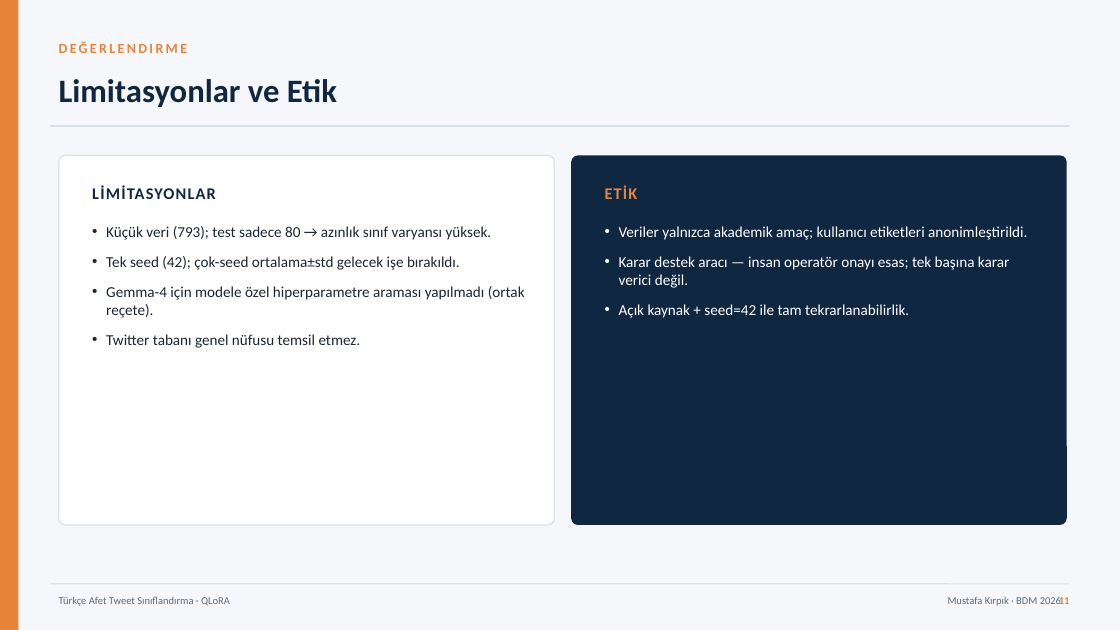
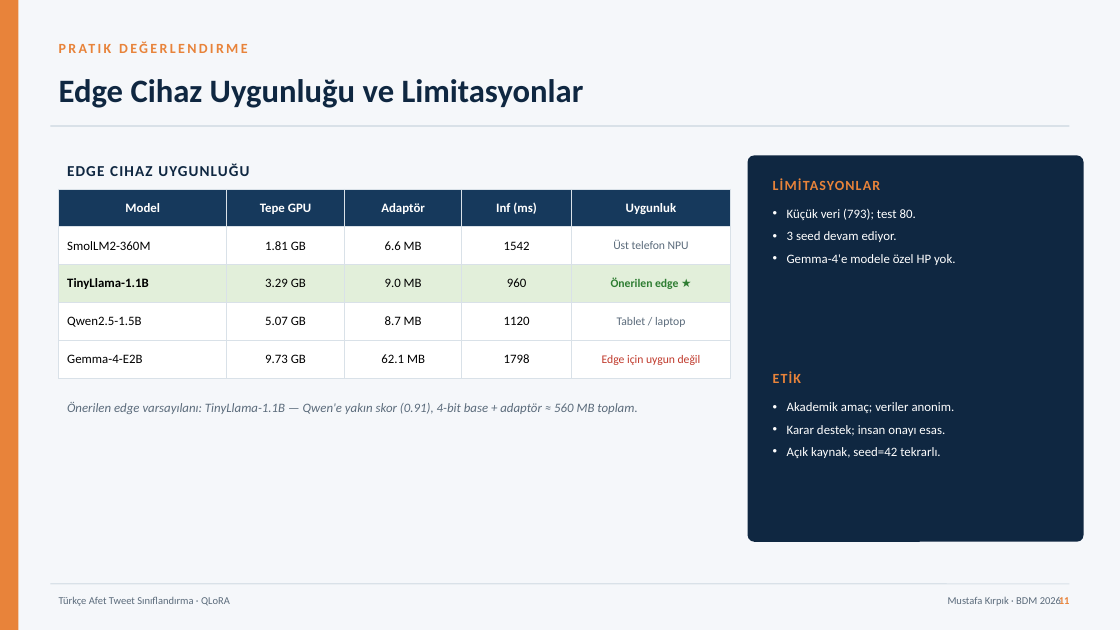
Before and after one commit to mustafakrpk/turkce_afet_qlora_repo, a slide deck: slide 11 of report/SunumFinal_Mustafa_Kirpik.pptx. Drawn at 1120x630 pixels with LibreOffice and Linux fonts; fonts in the diff are those of the drawing. Boxes give left, top, right and bottom in pixels: in the first picture for what was removed or moved away, otherwise in the second. Text is boxed around its words. In the diff, an @@ line names an element or a change of style, - is before the commit and + after.

Commit message:
Türkçe afet tweet sınıflandırma — QLoRA benchmark review

```diff
--- a/report/SunumFinal_Mustafa_Kirpik.pptx
+++ b/report/SunumFinal_Mustafa_Kirpik.pptx
@@ text at bbox=[59, 41, 187, 53]: text changed @@
-DEĞERLENDIRME
+PRATIK DEĞERLENDIRME
@@ text at bbox=[59, 79, 584, 108]: text changed @@
-Limitasyonlar ve Etik
+Edge Cihaz Uygunluğu ve Limitasyonlar
@@ rounded rectangle removed at bbox=[59, 155, 555, 525] @@
@@ text added at bbox=[67, 163, 249, 176], 13 pt, text #0F2741, bold @@
+EDGE CIHAZ UYGUNLUĞU
@@ rounded rectangle: place and size @@
-rounded rectangle at bbox=[571, 155, 1067, 525]
+rounded rectangle at bbox=[748, 155, 1084, 542]
@@ rounded rectangle at bbox=[748, 155, 1084, 542]: proportions changed @@
@@ text "LİMİTASYONLAR": place and size @@
-text "LİMİTASYONLAR" at bbox=[92, 186, 216, 199]
+text "LİMİTASYONLAR" at bbox=[773, 178, 881, 190]
@@ text "LİMİTASYONLAR" at bbox=[773, 178, 881, 190]: size 14 to 12 pt, text colour #0F2741 to #E8833A @@
@@ table added at bbox=[59, 189, 731, 369], 5 rows, 5 columns @@
+Model | Tepe GPU | Adaptör | Inf (ms) | Uygunluk
+SmolLM2-360M | 1.81 GB | 6.6 MB | 1542 | Üst telefon NPU
+TinyLlama-1.1B | 3.29 GB | 9.0 MB | 960 | Önerilen edge ★
+Qwen2.5-1.5B | 5.07 GB | 8.7 MB | 1120 | Tablet / laptop
+Gemma-4-E2B | 9.73 GB | 62.1 MB | 1798 | Edge için uygun değil
@@ text added at bbox=[787, 209, 956, 265], 11 pt, text #FFFFFF @@
+• Küçük veri (793); test 80.
+• 3 seed devam ediyor.
+• Gemma-4'e modele özel HP yok.
@@ text removed at bbox=[106, 226, 525, 348] @@
-• Küçük veri (793); test sadece 80 → azınlık sınıf varyansı yüksek.
-• Tek seed (42); çok-seed ortalama±std gelecek işe bırakıldı.
-• Gemma-4 için modele özel hiperparametre araması yapılmadı (ortak reçete).
-• Twitter tabanı genel nüfusu temsil etmez.
@@ text "ETİK": place and size @@
-text "ETİK" at bbox=[605, 186, 638, 199]
+text "ETİK" at bbox=[773, 371, 802, 383]
@@ text "ETİK" at bbox=[773, 371, 802, 383]: size 14 to 12 pt @@
@@ text added at bbox=[67, 402, 637, 414], 11 pt, text #5B6B7B, italic @@
+Önerilen edge varsayılanı: TinyLlama-1.1B — Qwen'e yakın skor (0.91), 4-bit base + adaptör ≈ 560 MB toplam.
@@ text at bbox=[787, 402, 955, 458]: text changed; size 13 to 11 pt @@
-• Veriler yalnızca akademik amaç; kullanıcı etiketleri anonimleştirildi.
-• Karar destek aracı — insan operatör onayı esas; tek başına karar verici değil.
-• Açık kaynak + seed=42 ile tam tekrarlanabilirlik.
+• Akademik amaç; veriler anonim.
+• Karar destek; insan onayı esas.
+• Açık kaynak, seed=42 tekrarlı.
```
Also in this commit, not shown: 1 other slide changed, 14 other files.
